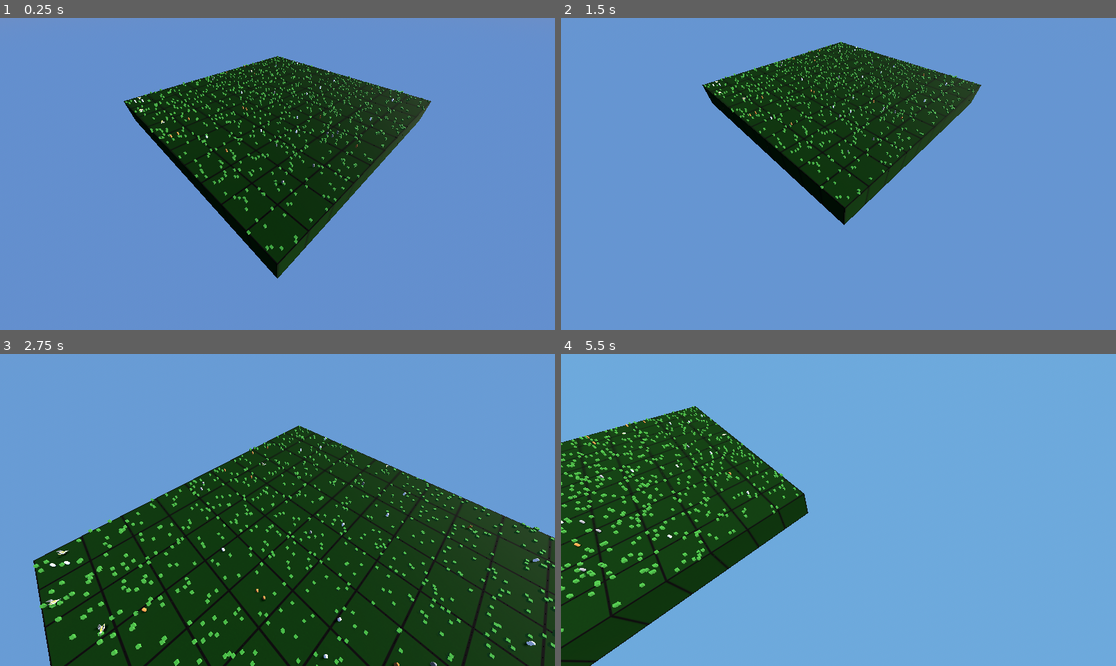
Above: before the commit, frames 1-4 (two rows, left to right).
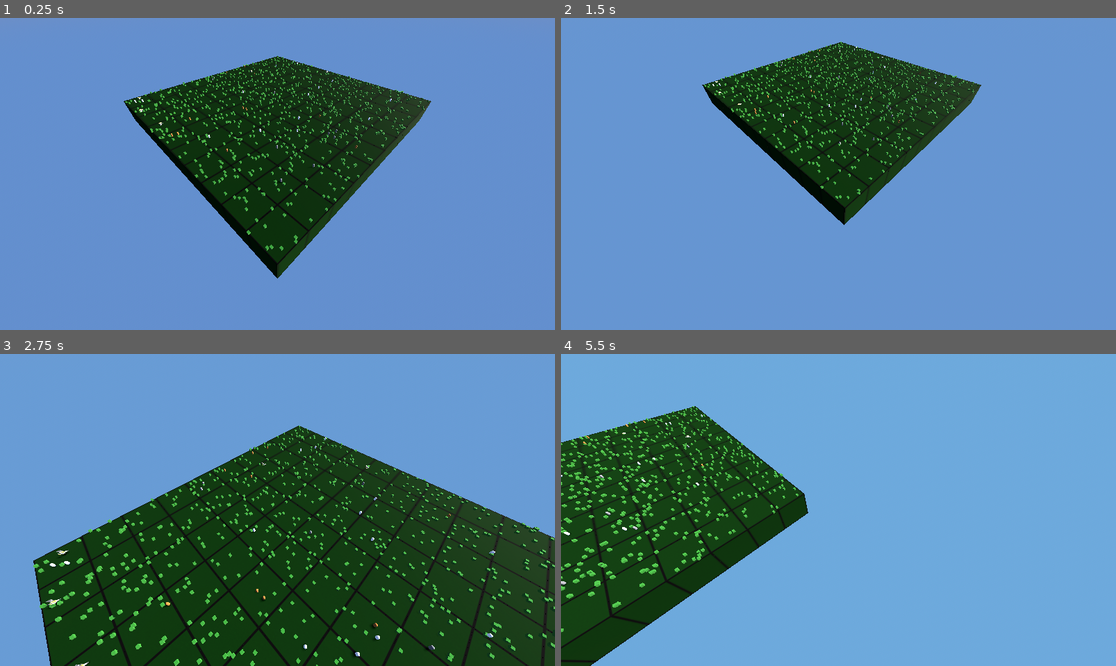
Above: after the commit, the same moments.

Repository: kyleyoung1121/TheParksDepartment
Game: Godot game, scene res://Maps/Ohio/OhioPreserve.tscn
Same seed, same stepped clock (60 frames per second), same inputs: the game is played once before the commit and once after it.
Inputs (mouse positions are in pixels of both pictures, inside the frame that each line leads up to):
- Up to frame 1 (0.25 s): no input
- Up to frame 2 (1.5 s): move the mouse to (866, 174) at 0.52 s; hold Middle mouse button (camera_move) 0.53-1.28 s; tap S (camera_move_backward) at 0.8, 1.35 s; move the mouse to (810, 174) at 1.27 s
- Up to frame 3 (2.75 s): tap W (camera_move_forward) at 1.55 s; move the mouse to (288, 503) at 2.02 s; hold W (camera_move_forward) from 2.03 s (still down); tap A (camera_move_left) at 2.3 s
- Up to frame 4 (5.5 s): move the mouse to (832, 516) at 2.77 s; release W (camera_move_forward) at 2.78 s; tap A (camera_move_left) at 2.85 s; tap D (camera_move_right) at 3.05 s; move the mouse to (877, 513) at 3.52 s; hold D (camera_move_right) 3.53-4.28 s; tap Middle mouse button (camera_move) at 3.8, 4.35 s; move the mouse to (794, 506) at 4.27 s; tap S (camera_move_backward) at 4.55 s; move the mouse to (844, 510) at 5.02 s; hold S (camera_move_backward) from 5.03 s (still down); tap W (camera_move_forward) at 5.3 s

The runs differ from the first frame. In frame 1, 0.1% of the frame differs, in the area x 28-71%, y 16-54%; in frame 2, less than 0.1%; in frame 3, 0.3%, in the area x 13-98%, y 29-100%; in frame 4, 0.2%.

Commit message:
updated AI, seems to be a big with eating

Diff:
--- a/theparkdepartment/Entities/Animals/AmericanGoldfinch/AmericanGoldfinch.tscn
+++ b/theparkdepartment/Entities/Animals/AmericanGoldfinch/AmericanGoldfinch.tscn
@@ -15,10 +15,11 @@
 
 [node name="Skeleton3D" parent="exported-goldfinch/Armature" index="0"]
 bones/0/rotation = Quaternion(-0.595745, 9.57458e-08, -7.10183e-08, 0.803174)
-bones/2/rotation = Quaternion(-0.108334, 0.0839997, 0.492147, 0.859651)
-bones/2/scale = Vector3(1, 1, 1)
+bones/1/rotation = Quaternion(-0.124161, -0.0396441, -0.488235, 0.862925)
+bones/1/scale = Vector3(1, 1, 1)
+bones/2/rotation = Quaternion(-0.151094, 0.0137739, 0.479264, 0.864458)
 bones/3/rotation = Quaternion(3.13883e-07, 0.0146017, 0.999893, 8.065e-09)
-bones/4/rotation = Quaternion(-0.0832117, -2.76027e-15, 7.20822e-08, 0.996532)
+bones/4/rotation = Quaternion(-0.110941, -9.22156e-05, 0.00650948, 0.993806)
 
 [node name="AnimationPlayer" parent="exported-goldfinch" index="1"]
 autoplay = "basic-flap"
--- a/theparkdepartment/Entities/Animals/TemplateAnimal/TemplateAnimal.gd
+++ b/theparkdepartment/Entities/Animals/TemplateAnimal/TemplateAnimal.gd
@@ -18,6 +18,9 @@
 var nutrition: int
 var prey_organisms: Array
 var max_age: int
+var max_social: int
+var social: int
+var social_group_size: int
 var eye_sight: int
 var movement_chance: float
 var reproduction_cooldown: int
@@ -28,6 +31,8 @@
 # TODO: Should we just set the original variable, or separate like this?
 var adjusted_eye_sight: float
 var adjusted_eating_distance: float
+var reproduction_range: float
+var social_range: float
 
 
 func _ready():
@@ -43,12 +48,15 @@
 	nutrition = OhioEcosystemData.animals_species_data[species]["nutrition"]
 	diet_type = OhioEcosystemData.animals_species_data[species]["diet_type"]
 	prey_organisms = OhioEcosystemData.animals_species_data[species]["prey_organisms"]
+	max_social = OhioEcosystemData.animals_species_data[species]["max_social"]
+	social_group_size = OhioEcosystemData.animals_species_data[species]["social_group_size"]
 
 	# Set initial conditions
 	hunger = get_random_portion(max_hunger, "majority")
 	reproduction_timer = get_random_portion(reproduction_cooldown, "majority")
 	age = 0 + get_random_portion(max_age, "minority")
 	speed *= randf_range(0.8, 1.2)
+	social = get_random_portion(max_social, "majority")
 
 	# Randomly assign gender
 	gender = "Male" if randi() % 2 == 0 else "Female"
@@ -56,6 +64,8 @@
 	# TODO: Determine how distance works. Maybe 1 eye_sight = 1/4 grid?
 	adjusted_eye_sight = eye_sight * OhioEcosystemData.grid_scale * 0.25
 	adjusted_eating_distance = eating_distance * OhioEcosystemData.grid_scale * 0.25
+	reproduction_range = adjusted_eating_distance
+	social_range = adjusted_eye_sight / 4
 
 
 func _physics_process(delta):
@@ -104,8 +114,142 @@
 		# Return somewhere between 0% and 25%
 		return (randi() % rough_forth)
 
-
-func eat():
+func decrease_hunger(amount):
+	hunger -= amount
+
+
+func is_starved() -> bool:
+	return hunger <= 0
+
+
+func is_old() -> bool:
+	return age >= max_age
+
+
+func consumed():
+	queue_free()
+
+
+func reproduce():
+	# Get the parent scene so we can add the new instance to it
+	var parent = get_parent()
+	assert(not parent == null)
+
+	# Check that this species hasn't hit its limit
+	var population_limit = OhioEcosystemData.animals_species_data[species]["population_limit"]
+	if OhioEcosystemData.animals_species_data[species]["count"] >= population_limit:
+		return
+
+	# Create a new instance of the current scene
+	var new_animal = load(self_scene_path).instantiate()
+	new_animal.position = position + Vector3(randf_range(-1, 1), 0, randf_range(-1, 1))
+	new_animal.animal_name = species.to_lower() + "_" + str(OhioEcosystemData.animals_species_data[species]["count"])
+	new_animal.set_random_destination()
+
+	# Add the new instance to the scene
+	parent.add_child(new_animal)
+	print("New " + species + " has been born: " + animal_name)
+	OhioEcosystemData.animals_species_data[species]["count"] += 1
+
+
+func decide_movement():
+
+	# Define Weighting for each type of movement
+	# This should make it so that we can easily adjust the likelihood of each type of movement
+	var weight_food = 0.4
+	var weight_social = 0.3
+
+	# get all needs and find out their current percentage
+	var hunger_percent = float(hunger) / float(max_hunger)
+	var social_percent = float(social) / float(max_social)
+
+
+	# if the percent is lower than the weight, then we will move towards that need
+
+	# Find all nrarby entities, make a list of them, and score them based on their distance
+	# Don't forget about predators and max social group size
+	var all_entities = get_tree().get_nodes_in_group("animals") + get_tree().get_nodes_in_group("plants")
+
+	# Find all predators that eat this animal, store their positions
+	var predator_locations = []
+	for entity in all_entities:
+		if entity.species in prey_organisms:
+			predator_locations.append(entity.position)
+
+	# Find all entities that are in range
+	var in_range = []
+	for entity in all_entities:
+		if position.distance_to(entity.position) <= adjusted_eye_sight:
+			in_range.append(entity)
+
+	# Score each entity based on their distance, if a predator is nearby (negative score), and if there are too many animals of the same species nearby (negative score)
+	var scored_entities = []
+	var score = 0
+	for entity in in_range:
+		if entity.species in prey_organisms:
+			# make sure there arw no predators nearby, if there are, give a negative score
+			for predator in predator_locations:
+				if entity.position.distance_to(predator) <= adjusted_eye_sight:
+					score = -100
+			# make sure there are not too many of the same species nearby, if there are, give a negative score
+			var same_species_count = 0
+			for other_entity in in_range:
+				if other_entity.species == entity.species:
+					same_species_count += 1
+			if same_species_count >= social_group_size:
+				score = -100
+			# give a score based on distance
+			score = position.distance_to(entity.position)
+			scored_entities.append({"entity": entity, "score": score})
+
+	var temp
+	# Sort the scored entities by their score
+	for i in range(scored_entities.size()):
+		for j in range(scored_entities.size() - 1):
+			if scored_entities[j].score > scored_entities[j+1].score:
+				temp = scored_entities[j]
+				scored_entities[j] = scored_entities[j+1]
+				scored_entities[j+1] = temp
+
+
+	# If the animal is hungry, move towards food
+	if hunger_percent < weight_food:
+		for entity in scored_entities:
+			entity = entity.entity
+			if entity.species in prey_organisms:
+				set_desired_position(entity.position)
+				return
+	# If the animal is lonely, move towards social
+	elif social_percent < weight_social:
+		for entity in scored_entities:
+			entity = entity.entity
+			if entity.species == species:
+				set_desired_position(entity.position)
+				return
+	# If the animal is neither hungry nor lonely
+	else:
+		for entity in scored_entities:
+			entity = entity.entity
+			if entity.species == species and entity.gender == "Female" and entity.reproduction_timer <= 1 and entity.score > 0: # move towards mate
+				set_desired_position(entity.position)
+				return
+			set_random_destination()
+
+
+
+func move():
+	if decide_to_move():
+		decide_movement()
+
+
+func update():
+	move()
+	age += 1
+	reproduction_timer -= 1
+	hunger -= 1
+	social -= 1
+
+	# Eat if possible/needed
 	# If we are already full, don't eat anything nearby
 	if hunger >= max_hunger:
 		return false
@@ -139,100 +283,11 @@
 					#print(animal_name, " ate ", food_consideration.animal_name)
 					return true
 
-
-
-func decrease_hunger(amount):
-	hunger -= amount
-
-
-func is_starved() -> bool:
-	return hunger <= 0
-
-
-func is_old() -> bool:
-	return age >= max_age
-
-
-func consumed():
-	queue_free()
-
-
-func reproduce(count):
-	# Get the parent scene so we can add the new instance to it
-	var parent = get_parent()
-	assert(not parent == null)
-
-	# Check that this species hasn't hit its limit
-	var population_limit = OhioEcosystemData.animals_species_data[species]["population_limit"]
-	if OhioEcosystemData.animals_species_data[species]["count"] >= population_limit:
-		return
-
-	# Create a new instance of the current scene
-	var new_animal = load(self_scene_path).instantiate()
-	new_animal.position = position + Vector3(randf_range(-1, 1), 0, randf_range(-1, 1))
-	new_animal.animal_name = species.to_lower() + "_" + str(OhioEcosystemData.animals_species_data[species]["count"])
-	new_animal.set_random_destination()
-
-	# Add the new instance to the scene
-	parent.add_child(new_animal)
-	print("New " + species + " has been born: " + animal_name)
-	OhioEcosystemData.animals_species_data[species]["count"] += 1
-
-
-func search_for_need():
-	if gender == "Male" and hunger > max_hunger * 0.5:
-		var all_animals = get_tree().get_nodes_in_group("animals")
-		all_animals.shuffle()
-		for animal in all_animals:
-			if animal.species == species and animal.gender == "Female" and animal.reproduction_timer <= 1:
-				if position.distance_to(animal.position) <= adjusted_eye_sight:
-					set_desired_position(animal.position)
-					return
-
-	# Otherwise, search for food
-	# If this animal eats meat, look for animals
-	if diet_type == "Carnivore" or diet_type == "Omnivore":
-		var all_animals = get_tree().get_nodes_in_group("animals")
-		all_animals.shuffle()
-		for animal in all_animals:
-			if animal.position.distance_to(position) <= adjusted_eye_sight and animal.species in prey_organisms:
-				set_desired_position(animal.position)
-				return
-
-	# If this animal eats plants, look for plants
-	if diet_type == "Herbivore" or diet_type == "Omnivore":
-		var all_plants = get_tree().get_nodes_in_group("plants")
-		all_plants.shuffle()
-		for plant in all_plants:
-			if plant.position.distance_to(position) <= adjusted_eye_sight and plant.species in prey_organisms:
-				set_desired_position(plant.position)
-				return
-
-	# If no mate or food is found, choose randomly
-	var pathing_choice = randi() % 3
-	# 1/3 of the time, go somewhere random
-	if pathing_choice == 0:
-		set_random_destination()
-	# 1/3 of the time, stay put
-	elif pathing_choice == 1:
-		desired_position = position
-	# 1/3 of the time, continue towards last desired position
-	else:
-		pass
-
-func move():
-	if decide_to_move():
-		search_for_need()
-
-
-func update():
-	move()
-	age += 1
-	reproduction_timer -= 1
-	hunger -= 1
-
-	# Eat if possible/needed
-	eat()
+	# For every entity of same species in range, increase social
+	var all_entities = get_tree().get_nodes_in_group("animals")
+	for entity in all_entities:
+		if entity.species == species and position.distance_to(entity.position) <= social_range:
+			social += 1
 
 	# If the animal needs removed, remove it!
 	if is_starved() or is_old():
@@ -244,9 +299,9 @@
 		var all_animals = get_tree().get_nodes_in_group("animals")
 		all_animals.shuffle()
 		for animal in all_animals:
-			if animal.species == species and position.distance_to(animal.position) and animal.gender != gender:
+			if animal.species == species and position.distance_to(animal.position) <= reproduction_range and animal.gender != gender:
 				reproduction_timer = reproduction_cooldown
-				reproduce(OhioEcosystemData.animals_species_data[species]["count"])
+				reproduce()
 				break
 
 
--- a/theparkdepartment/Maps/Ohio/OhioEcosystemData.gd
+++ b/theparkdepartment/Maps/Ohio/OhioEcosystemData.gd
@@ -13,48 +13,56 @@
 		"reproduction_cooldown": 4,
 		"max_hunger": 10,
 		"eye_sight": 8,
-		"movement_chance": 0.6,
+		"movement_chance": 1,
 		"max_age": 15,
 		"nutrition" : 10,
 		"diet_type": "Herbivore",
 		"prey_organisms": ["Grass"],
 		"population_limit": 100,
+		"social_group_size": 5,
+		"max_social": 10,
 	},
 	"Rabbit": {
 		"count": 0,
 		"reproduction_cooldown": 3,
 		"max_hunger": 10,
 		"eye_sight": 6,
-		"movement_chance": 0.8,
+		"movement_chance": 1,
 		"max_age": 10,
 		"nutrition" : 7,
 		"diet_type": "Herbivore",
 		"prey_organisms": ["Grass"],
 		"population_limit": 100,
+		"social_group_size": 2,
+		"max_social": 10,
 	},
 	"EasternWolf": {
 		"count": 0,
 		"reproduction_cooldown": 6,
 		"max_hunger": 8,
 		"eye_sight": 8,
-		"movement_chance": 0.5,
+		"movement_chance": 1,
 		"max_age": 20,
 		"nutrition" : 6,
 		"diet_type": "Carnivore",
 		"prey_organisms": ["Deer", "Rabbit"],
 		"population_limit": 100,
+		"social_group_size": 5,
+		"max_social": 10,
 	},
 	"AmericanGoldfinch": {
 		"count": 0,
 		"reproduction_cooldown": 3,
 		"max_hunger": 10,
 		"eye_sight": 6,
-		"movement_chance": 0.8,
+		"movement_chance": 1,
 		"max_age": 10,
 		"nutrition" : 7,
 		"diet_type": "Herbivore",
 		"prey_organisms": ["Grass"],
 		"population_limit": 100,
+		"social_group_size": 2,
+		"max_social": 10,
 	},
 }
 
